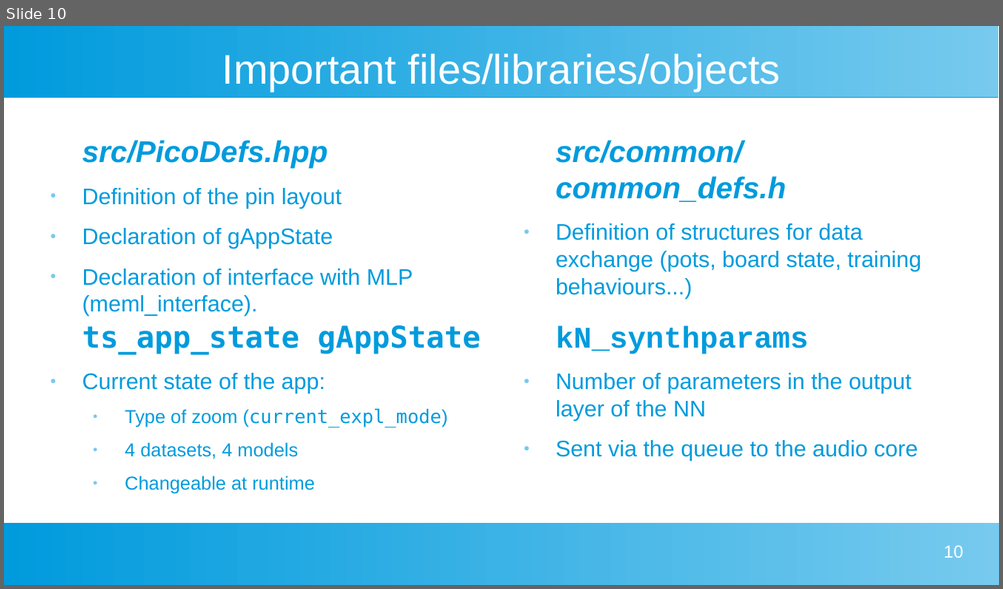
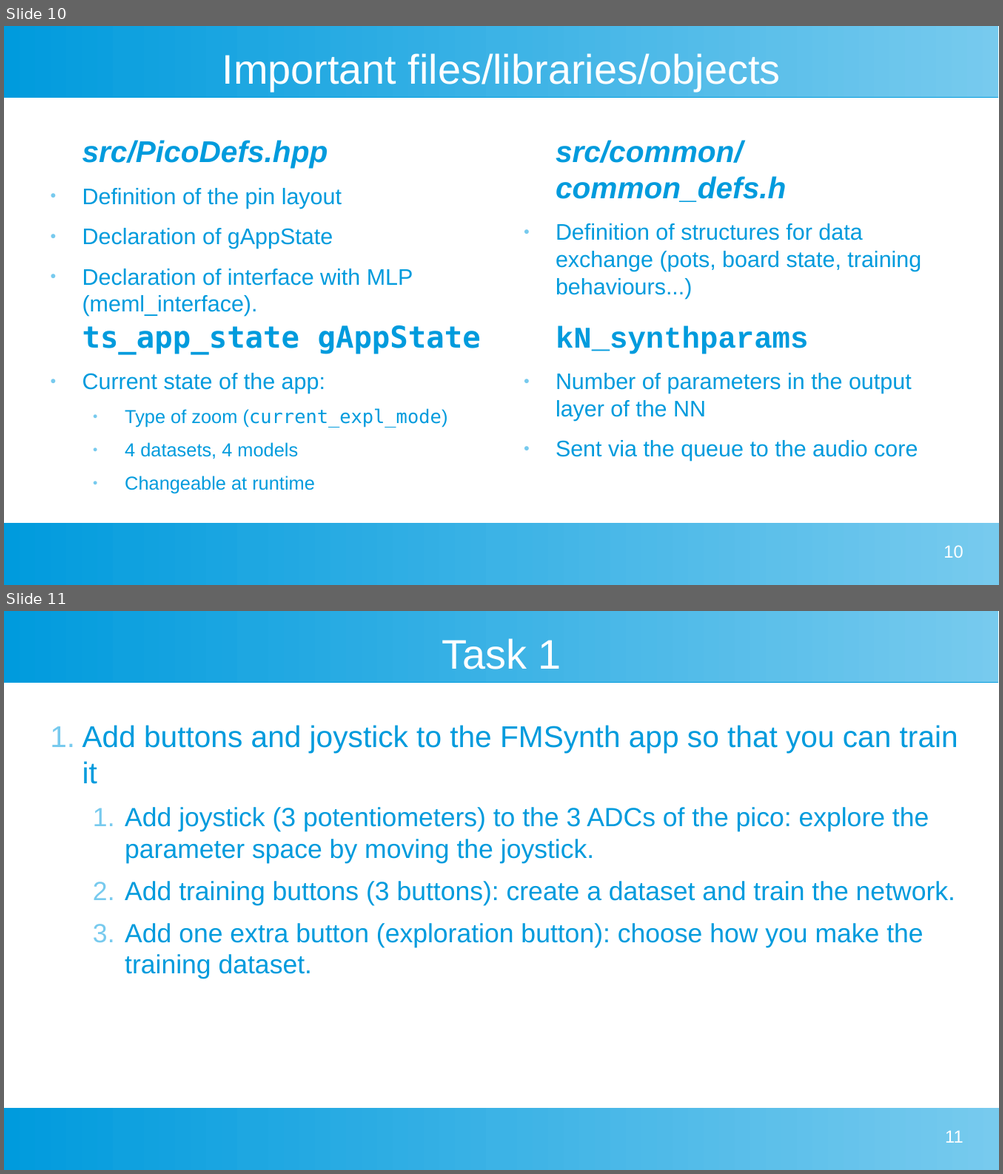
Before and after one commit to cristianpandele/MEML, a slide deck: doc/lecturenotes.odp. Shown one above the other, each under a label of ours: slide 10 before the commit, slides 10 and 11 after it. The pictures are 1003x589 and 1003x1174 pixels, drawn with LibreOffice and Linux fonts; fonts in the diff are those of the drawing. Boxes give left, top, right and bottom in pixels: in the first picture for what was removed or moved away, otherwise in the second. Text is boxed around its words. In the diff, an @@ line names an element or a change of style, - is before the commit and + after.

```diff
--- a/doc/lecturenotes.odp
+++ b/doc/lecturenotes.odp
@@ slide 11 added at bbox=[4, 611, 999, 1170], background #FFFFFF; not listed: 2 template elements that a slide beside it also shows @@
@@ title added at bbox=[441, 638, 561, 669], 33 pt, text #FFFFFF @@
+Task 1
@@ text added at bbox=[82, 725, 958, 980], 21 pt, text #009BDD @@
+1. Add buttons and joystick to the FMSynth app so that you can train it
+  1. Add joystick (3 potentiometers) to the 3 ADCs of the pico: explore the parameter space by moving the joystick.
+  2. Add training buttons (3 buttons): create a dataset and train the network.
+  3. Add one extra button (exploration button): choose how you make the training dataset.
@@ page number added at bbox=[945, 1130, 963, 1143], 14 pt, text #FFFFFF @@
+11
```
Also in this commit, not shown: 1 slide changed, 8 other slides added, 1 slide removed, 1 other file.
